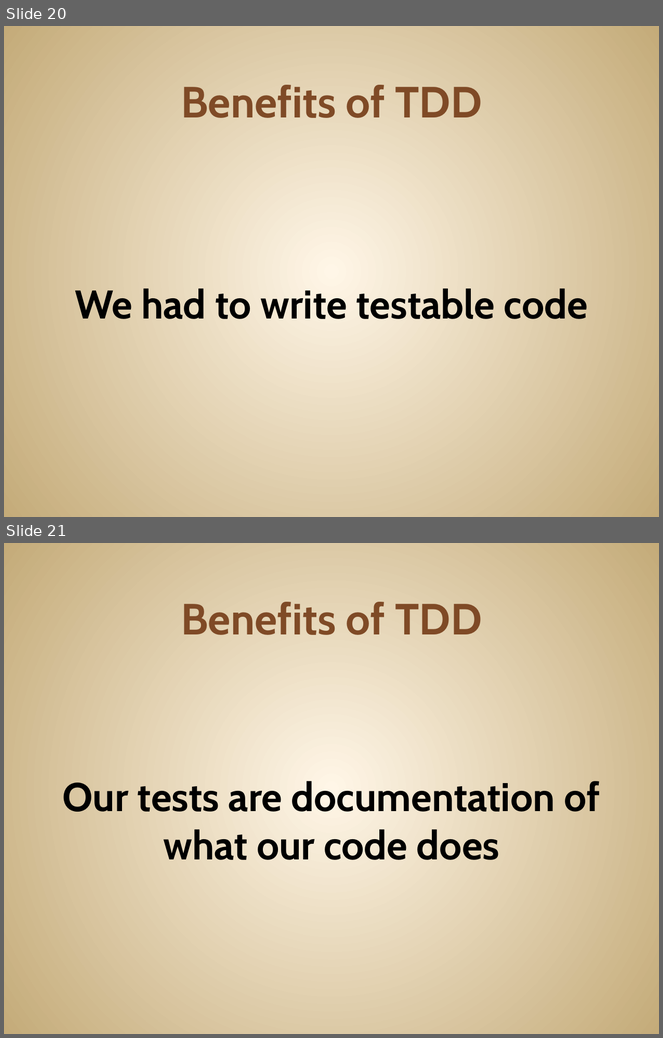
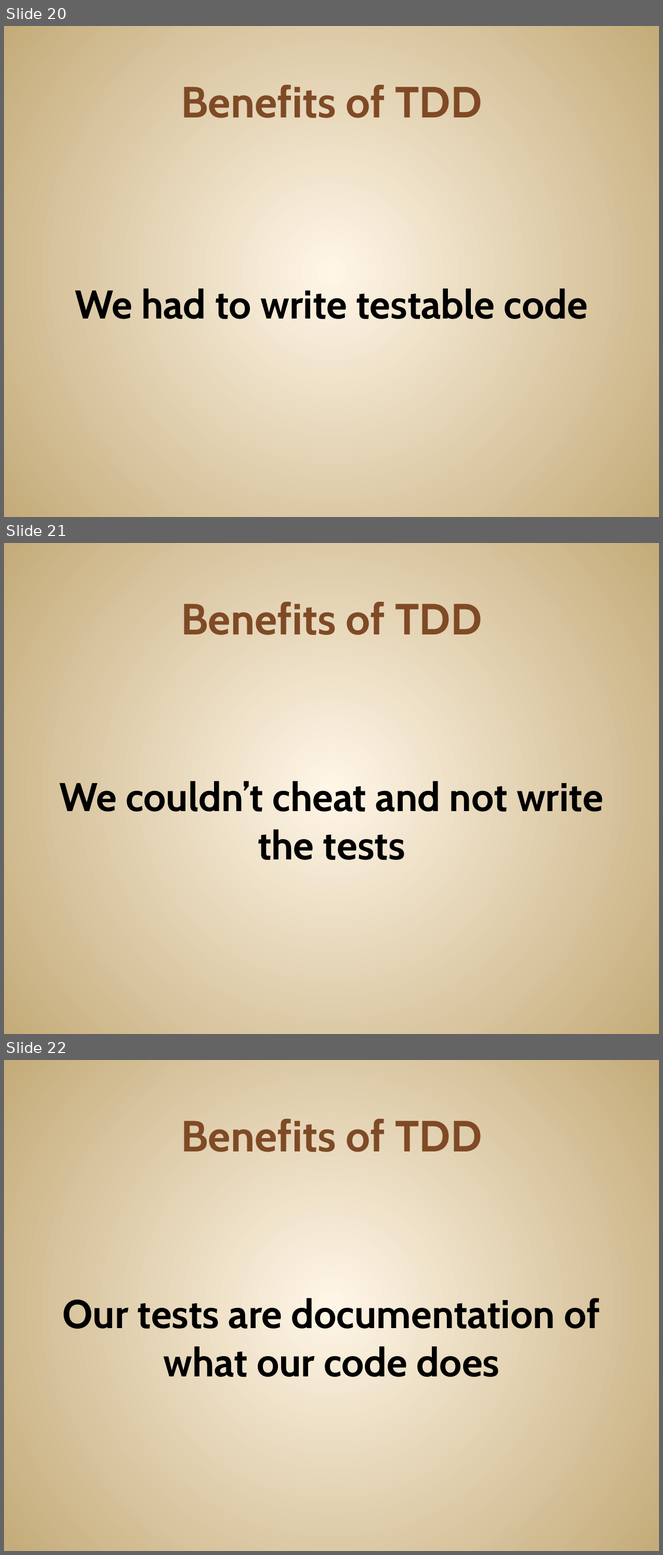
Before and after one commit to JonKruger/TDD-In-Action, a slide deck: TDD In Action.pptx. Shown one above the other, each under a label of ours: slides 20 and 21 before the commit, slides 20, 21 and 22 after it. The pictures are 663x1038 and 663x1555 pixels, drawn with LibreOffice and Linux fonts; fonts in the diff are those of the drawing. Boxes give left, top, right and bottom in pixels: in the first picture for what was removed or moved away, otherwise in the second. Text is boxed around its words. In the diff, an @@ line names an element or a change of style, - is before the commit and + after.

Commit message:
updated presentation:

```diff
--- a/TDD In Action.pptx
+++ b/TDD In Action.pptx
@@ slide 21 added at [4,543,659,1034], background gradient #FFF7E8 to #C4AA7A @@
@@ title added at [181,602,482,635], 48 pt, text #804B26, bold @@
+Benefits of TDD
@@ text added at [59,781,604,860], 44 pt, text #000000, bold @@
+We couldn’t cheat and not write the tests
@@ what was slide 21 is now slide 22 @@
```
